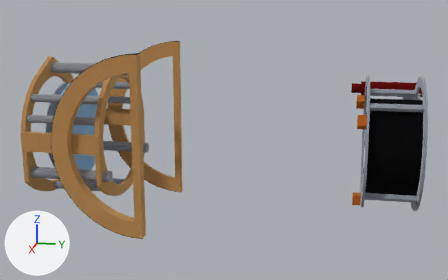
One commit to the glTF model goto-rebuild/out/tube.glb: the scene before it, then after it.
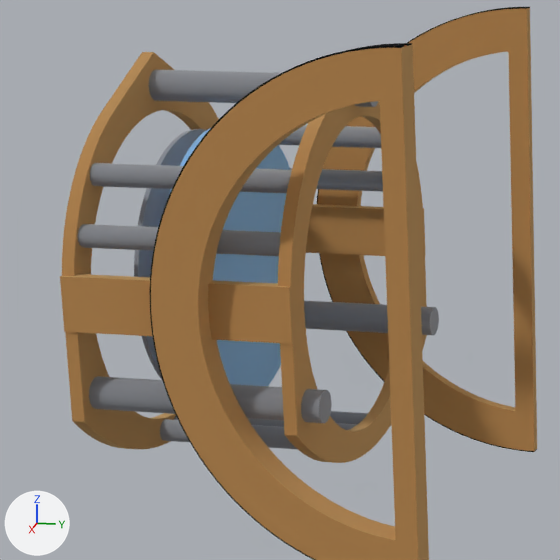
Each version appears first whole from a camera (50 mm lens) standing at (2454.0, 753.0, 592.0) and looking at (-2.0, 261.0, -22.0), and next in a close-up on the part from 0% to 42% of the width and 14% to 82% of the height. The lights are fixed; the arrows at lower left show +X, +Y and +Z. The older version's two pictures come first. Where no turn or scale is listed for an object, it has been applied to the vertices. Vertices at exactly the same position are counted once.

Objects in the first close-up: 'alt_bearing_drive', 'alt_bearing_plain', 'alt_belt_on_rim', 'mirror_cage', 'mirror_cage_tubes', 'mirror_cell_9pt', 'primary_mirror' and 2 more.
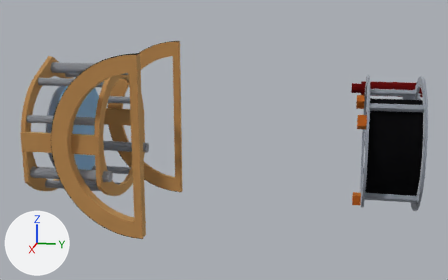
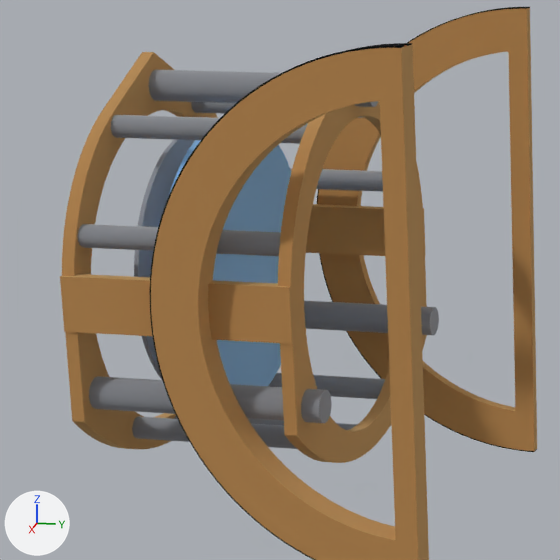
What the commit changed:
me_mirror_cage_tubes has 2520 vertices, 5000 faces and spans x -256.0..256.0, y -500.0..-149.0, z -269.0..283.0.
me_mirror_cage_tubes is used by ob_mirror_cage_tubes; location (0.0, 0.0, 0.0).
me_mirror_cage_tubes part 1: the loose piece of 252 vertices spanning x 178.0..209.0, y -482.0..-193.0, z 147.0..178.0 is moved by (-67.0, 0.0, 56.0).
me_mirror_cage_tubes part 2: the loose piece of 252 vertices spanning x -209.0..-178.0, y -482.0..-193.0, z 147.0..178.0 is moved by (67.0, 0.0, 56.0).
me_mirror_cage_tubes part 3: the loose piece of 252 vertices spanning x -60.0..-28.0, y -482.0..-193.0, z -265.0..-233.0 is moved by (-82.0, 0.0, 30.0).
me_mirror_cage_tubes part 4: the loose piece of 252 vertices spanning x 28.0..60.0, y -482.0..-193.0, z -265.0..-233.0 is moved by (82.0, 0.0, 30.0).

What differs and where, as boxes (x1, y1, x2, y2) in the close-ups (560 x 560 px; the box of a moved part takes in the faces that stretch with it):
part 1 of me_mirror_cage_tubes, moved or reshaped
    before: (90, 163, 292, 194)
    after: (111, 115, 308, 144)
part 2 of me_mirror_cage_tubes, moved or reshaped
    before: (278, 125, 381, 148)
    after: (191, 102, 364, 118)
part 3 of me_mirror_cage_tubes, moved or reshaped
    before: (330, 411, 368, 424)
    after: (268, 373, 385, 399)
part 4 of me_mirror_cage_tubes, moved or reshaped
    before: (160, 419, 297, 449)
    after: (132, 416, 297, 449)
